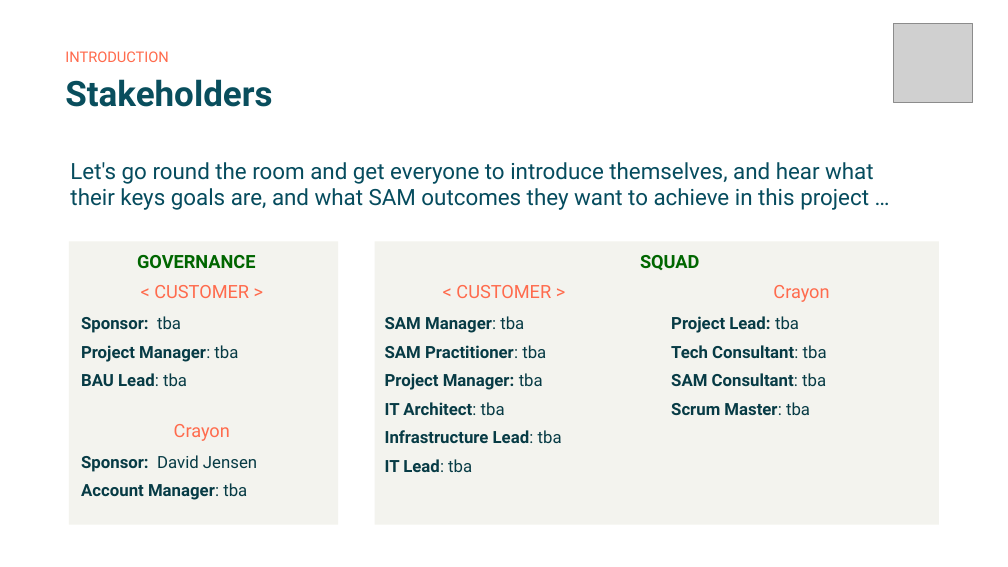
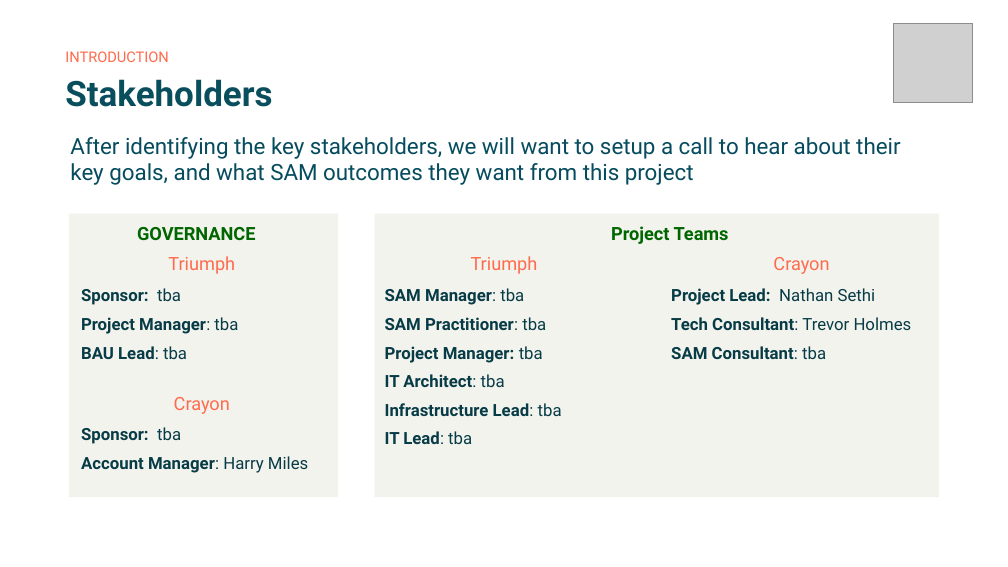
Before and after one commit to Crayon-Australia/UK, a slide deck: slide 5 of Triumph/Project KIck-Off v1.4.pptx. Drawn at 1008x567 pixels with LibreOffice and Linux fonts; fonts in the diff are those of the drawing; grey boxes stand for pictures. Boxes give left, top, right and bottom in pixels: in the first picture for what was removed or moved away, otherwise in the second. Text is boxed around its words. In the diff, an @@ line names an element or a change of style, - is before the commit and + after.

Commit message:
2021-07-07 > 2

```diff
--- a/Triumph/Project KIck-Off v1.4.pptx
+++ b/Triumph/Project KIck-Off v1.4.pptx
@@ text at bbox=[70, 137, 900, 185]: text changed @@
-Let's go round the room and get everyone to introduce themselves, and hear what their keys goals are, and what SAM outcomes they want to achieve in this project …
+After identifying the key stakeholders, we will want to setup a call to hear about their key goals, and what SAM outcomes they want from this project
@@ text at bbox=[611, 226, 729, 244]: text changed @@
-SQUAD
+Project Teams
@@ text at bbox=[168, 256, 235, 274]: text changed @@
-< CUSTOMER >
+Triumph
@@ text at bbox=[471, 256, 538, 274]: text changed @@
-< CUSTOMER >
+Triumph
@@ 5 texts, 2 rectangles: place and size @@
-5 texts, 2 rectangles at bbox=[69, 241, 939, 524]
+5 texts, 2 rectangles at bbox=[69, 214, 939, 497]
@@ text at bbox=[671, 288, 912, 330]: text changed @@
-Project Lead: tba
-Tech Consultant: tba
+Project Lead: Nathan Sethi
+Tech Consultant: Trevor Holmes
@@ text "Crayon": place and size @@
-text "Crayon" at bbox=[174, 424, 230, 441]
+text "Crayon" at bbox=[174, 397, 230, 414]
@@ text at bbox=[671, 402, 810, 415]: paragraph removed @@
-Scrum Master: tba
@@ text at bbox=[81, 427, 308, 473]: text changed @@
-Sponsor: David Jensen
-Account Manager: tba
+Sponsor: tba
+Account Manager: Harry Miles
```
